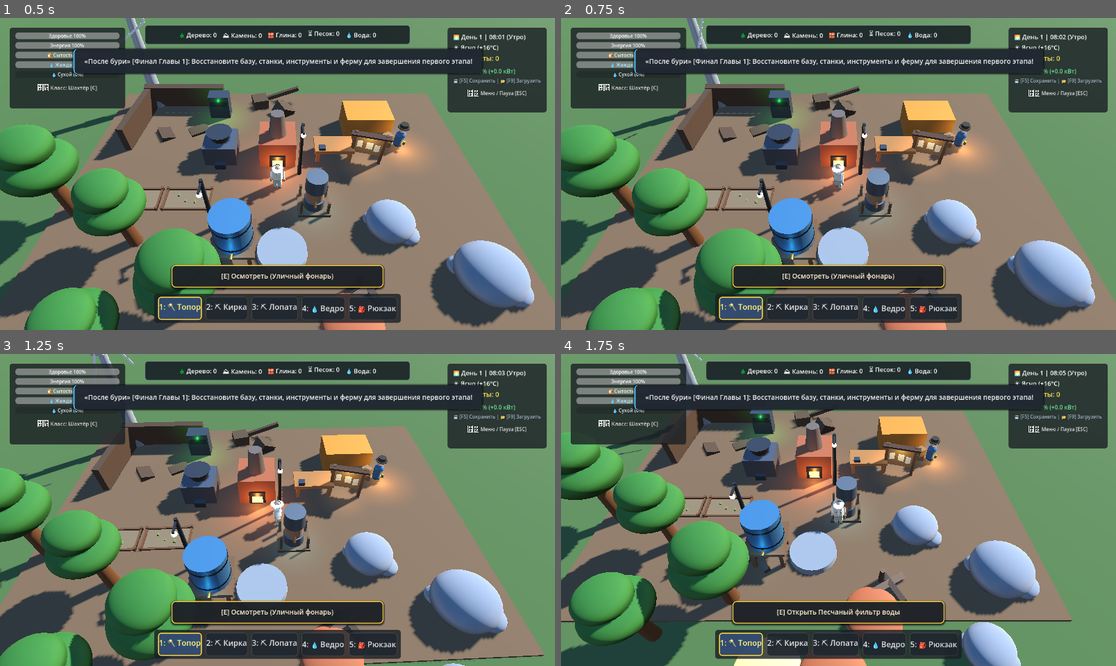
Above: before the commit, frames 1-4 (two rows, left to right).
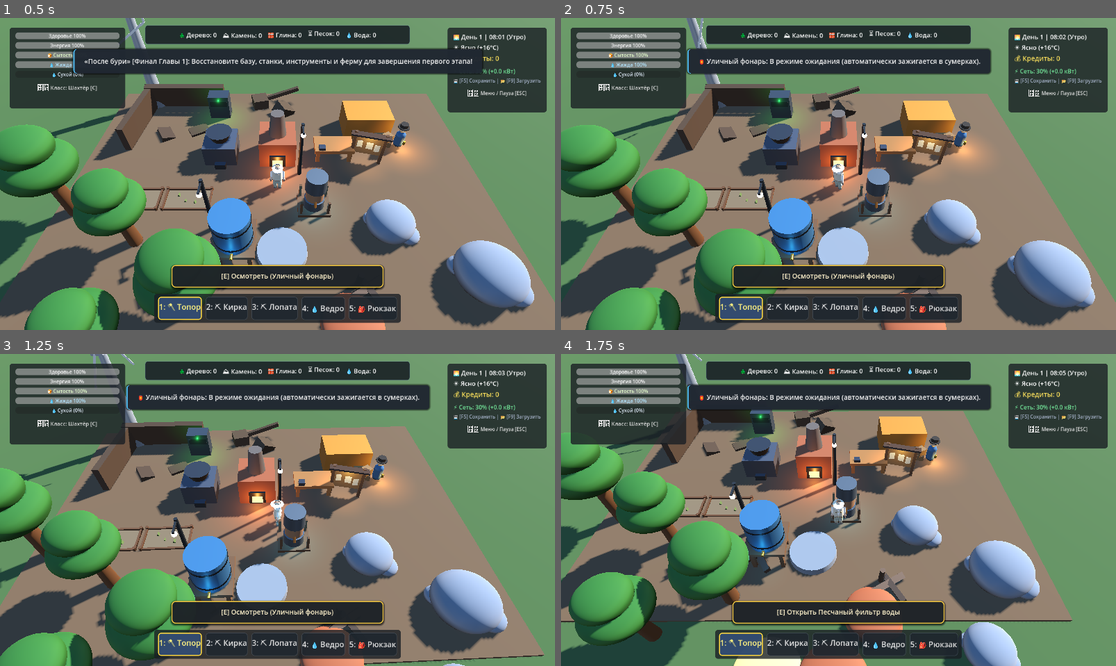
Above: after the commit, the same moments.

Repository: perforatotbird-ux/after_wind_game
Game: Godot game, scene res://scenes/world/world.tscn
Same seed, same stepped clock (60 frames per second), same inputs: the game is played once before the commit and once after it.
Inputs (mouse positions are in pixels of both pictures, inside the frame that each line leads up to):
- Up to frame 1 (0.5 s): no input
- Up to frame 2 (0.75 s): tap Enter at 0.5 s; move the mouse to (960, 158) at 0.52 s; hold D (move_right) from 0.53 s (still down); hold E (interact) from 0.53 s (still down); click (960, 158) at 0.67 s
- Up to frame 3 (1.25 s): keep holding D (move_right); keep holding E (interact)
- Up to frame 4 (1.75 s): move the mouse to (727, 525) at 1.27 s; release D (move_right) at 1.28 s; release E (interact) at 1.28 s; hold S (move_backward) from 1.28 s (still down); tap 1 at 1.35 s

Frame 1 is identical in both runs. In frame 2, 1.6% of the frame differs, in the area x 12-88%, y 9-19%; in frame 3, 1.6%; in frame 4, 1.6%.
Error before the commit: Trying to assign value of type 'Nil' to a variable of type 'int'. (res://scripts/player/player.gd:641)

Commit message:
fix(audit): fix ObjectDB audio leak, optimize hot frame loops, and improve null safety

Diff:
--- a/scripts/audio/audio_manager.gd
+++ b/scripts/audio/audio_manager.gd
@@ -21,6 +21,21 @@
 func _init() -> void:
 	instance = self
 
+func _exit_tree() -> void:
+	if instance == self:
+		instance = null
+	if _ambient_wind_player and is_instance_valid(_ambient_wind_player):
+		_ambient_wind_player.stop()
+		_ambient_wind_player.stream = null
+	if _ambient_rain_player and is_instance_valid(_ambient_rain_player):
+		_ambient_rain_player.stop()
+		_ambient_rain_player.stream = null
+	for p in _sfx_players:
+		if is_instance_valid(p):
+			p.stop()
+			p.stream = null
+	_sounds.clear()
+
 func _ready() -> void:
 	process_mode = Node.PROCESS_MODE_ALWAYS
 	_setup_audio_players()
@@ -34,6 +49,8 @@
 func play_sfx(sound_name: String, pitch: float = 1.0, volume_db: float = 0.0) -> void:
 	if not _sounds.has(sound_name):
 		return
+	if DisplayServer.get_name() == "headless":
+		return
 	if _sfx_players.is_empty():
 		return
 
@@ -59,6 +76,8 @@
 
 func set_weather_rain(is_raining: bool, rain_intensity: float = 1.0) -> void:
 	if not _ambient_rain_player:
+		return
+	if DisplayServer.get_name() == "headless":
 		return
 	if is_raining:
 		if not _ambient_rain_player.playing:
@@ -93,6 +112,8 @@
 		_ambient_wind_player.volume_db = linear_to_db(maxf(0.001, linear_wind))
 
 func _start_ambient() -> void:
+	if DisplayServer.get_name() == "headless":
+		return
 	if _sounds.has("wind_ambient") and _ambient_wind_player:
 		_ambient_wind_player.stream = _sounds["wind_ambient"]
 		_update_ambient_volumes()
--- a/scripts/buildings/water_reservoir.gd
+++ b/scripts/buildings/water_reservoir.gd
@@ -16,6 +16,7 @@
 
 func _ready() -> void:
 	super._ready()
+	add_to_group("water_reservoirs")
 	object_name = "Резервуар чистой воды"
 	prompt_action = "Пить / Набрать"
 
--- a/scripts/characters/character_class_db.gd
+++ b/scripts/characters/character_class_db.gd
@@ -60,6 +60,8 @@
 		"id": "scientist",
 		"name": "Учёный",
 		"icon": "🔬",
+		"portrait": "res://assets/sprites/miner_portrait.png",
+		"sprite": "res://assets/sprites/miner_isometric.png",
 		"title": "Специалист по переработке и исследованиям",
 		"description": "Инженер-технолог и исследователь. Максимально оптимизирует производственные линии, работу дробилок, печей и верстака.",
 		"perks": [
--- a/scripts/crafting/production_machine.gd
+++ b/scripts/crafting/production_machine.gd
@@ -37,7 +37,7 @@
 func _process(delta: float) -> void:
 	if is_machine_running:
 		process_timer += delta
-		var progress: float = clamp(process_timer / process_duration, 0.0, 1.0)
+		var progress: float = clamp(process_timer / maxf(0.01, process_duration), 0.0, 1.0)
 		process_progress.emit(progress)
 
 		# Визуальная вибрация работающей техники
--- a/scripts/energy/power_grid.gd
+++ b/scripts/energy/power_grid.gd
@@ -16,6 +16,11 @@
 var _generators: Array[Node] = []
 var _consumers: Array[Node] = []
 var _batteries: Array[Node] = []
+
+var _last_emitted_stored: float = -1.0
+var _last_emitted_gen: float = -1.0
+var _last_emitted_con: float = -1.0
+var _last_emitted_has_power: bool = false
 
 func _ready() -> void:
 	_scan_grid_devices()
@@ -94,10 +99,20 @@
 		if is_instance_valid(bat) and bat.has_method("update_charge_display"):
 			bat.update_charge_display(current_stored, max_capacity, net)
 
-	grid_updated.emit(current_stored, max_capacity, current_generation, current_consumption, has_power)
+	var changed: bool = (absf(current_stored - _last_emitted_stored) >= 0.05
+		or absf(current_generation - _last_emitted_gen) >= 0.05
+		or absf(current_consumption - _last_emitted_con) >= 0.05
+		or has_power != _last_emitted_has_power
+		or delta == 0.0)
+	if changed:
+		_last_emitted_stored = current_stored
+		_last_emitted_gen = current_generation
+		_last_emitted_con = current_consumption
+		_last_emitted_has_power = has_power
+		grid_updated.emit(current_stored, max_capacity, current_generation, current_consumption, has_power)
 
 func get_power_status_text() -> String:
 	var net: float = current_generation - current_consumption
-	var pct: int = int((current_stored / max_capacity) * 100.0) if max_capacity > 0 else 0
+	var pct: int = int((current_stored / max_capacity) * 100.0) if max_capacity > 0.001 else 0
 	var sign_str: String = "+" if net >= 0 else ""
 	return "⚡ %d%% (%s%.1f кВт)" % [pct, sign_str, net]
--- a/scripts/energy/street_lamp.gd
+++ b/scripts/energy/street_lamp.gd
@@ -11,6 +11,7 @@
 @onready var bulb_mesh: MeshInstance3D = $Post/Arm/Bulb
 
 var _has_grid_power: bool = true
+var _day_cycle: Node = null
 
 func _ready() -> void:
 	super._ready()
@@ -28,15 +29,14 @@
 	_update_lamp_state()
 
 func should_be_illuminated() -> bool:
-	var day_cycle: Node = null
-	if get_tree() and get_tree().root:
-		day_cycle = get_tree().root.find_child("DayNightCycle", true, false)
+	if not is_instance_valid(_day_cycle) and get_tree() and get_tree().root:
+		_day_cycle = get_tree().root.find_child("DayNightCycle", true, false)
 
-	if day_cycle:
-		if day_cycle.has_method("is_night") and day_cycle.is_night():
+	if _day_cycle:
+		if _day_cycle.has_method("is_night") and _day_cycle.is_night():
 			return true
-		if "current_hour" in day_cycle:
-			var h: float = day_cycle.current_hour
+		if "current_hour" in _day_cycle:
+			var h: float = _day_cycle.current_hour
 			if h >= 18.0 or h < 6.0:
 				return true
 	return false
--- a/scripts/energy/wind_turbine.gd
+++ b/scripts/energy/wind_turbine.gd
@@ -11,6 +11,7 @@
 @onready var status_light: OmniLight3D = $StatusLight
 
 var _current_rotation_speed: float = 3.0
+var _weather_mgr: Node = null
 
 func _ready() -> void:
 	super._ready()
@@ -30,11 +31,13 @@
 	if rotor_node:
 		rotor_node.rotate_z(_current_rotation_speed * delta)
 
+func _get_weather_manager() -> Node:
+	if not is_instance_valid(_weather_mgr) and get_tree() and get_tree().root:
+		_weather_mgr = get_tree().root.find_child("WeatherManager", true, false)
+	return _weather_mgr
+
 func _update_generation_parameters() -> void:
-	var weather_mgr: Node = null
-	if get_tree() and get_tree().root:
-		weather_mgr = get_tree().root.find_child("WeatherManager", true, false)
-
+	var weather_mgr = _get_weather_manager()
 	var weather_type: int = 0
 	if weather_mgr and "current_weather" in weather_mgr:
 		weather_type = weather_mgr.current_weather
@@ -55,10 +58,7 @@
 	if not is_operational:
 		return 0.0
 
-	var weather_mgr: Node = null
-	if get_tree() and get_tree().root:
-		weather_mgr = get_tree().root.find_child("WeatherManager", true, false)
-
+	var weather_mgr = _get_weather_manager()
 	var weather_type: int = 0
 	if weather_mgr and "current_weather" in weather_mgr:
 		weather_type = weather_mgr.current_weather
--- a/scripts/farming/farmland_plot.gd
+++ b/scripts/farming/farmland_plot.gd
@@ -44,6 +44,7 @@
 var _mat_untilled: StandardMaterial3D = null
 var _mat_tilled_dry: StandardMaterial3D = null
 var _mat_tilled_wet: StandardMaterial3D = null
+var _cached_player: Node = null
 
 func _ready() -> void:
 	super._ready()
@@ -92,8 +93,10 @@
 func _process(delta: float) -> void:
 	# Высыхание почвы
 	if moisture > 0.0:
+		var was_wet: bool = (moisture > 10.0)
 		moisture = max(0.0, moisture - moisture_decay_rate * delta)
-		_update_soil_material()
+		if (moisture > 10.0) != was_wet:
+			_update_soil_material()
 
 	# Развитие культуры
 	if crop_type != "" and not is_ripe:
@@ -104,12 +107,13 @@
 		if is_fertilized:
 			speed_mult *= 2.0 # удобрение ускоряет вегетацию вдвое
 
-		# Бонус специализации Фермер (Этап 12)
-		var player_node: Node = get_tree().root.find_child("Player", true, false)
-		if player_node and "character_class" in player_node and player_node.character_class == "farmer":
+		# Бонус специализации Фермер (Этап 12) с кэшированием O(1)
+		if not is_instance_valid(_cached_player) and get_tree() and get_tree().root:
+			_cached_player = get_tree().root.find_child("Player", true, false)
+		if _cached_player and "character_class" in _cached_player and _cached_player.character_class == "farmer":
 			speed_mult *= 1.35
 
-		var step: float = (100.0 / growth_time_total) * speed_mult * delta
+		var step: float = (100.0 / maxf(0.1, growth_time_total)) * speed_mult * delta
 		growth_progress = min(100.0, growth_progress + step)
 
 		if growth_progress >= 100.0:
--- a/scripts/player/player.gd
+++ b/scripts/player/player.gd
@@ -65,6 +65,10 @@
 var _strike_held: bool = false
 var _strike_pause_remaining: float = 0.0
 var _hud: Node = null
+var _day_cycle: Node = null
+var _weather_mgr: Node = null
+var _house: Node = null
+var _smelter: Node = null
 
 func _ready() -> void:
 	if not inventory:
@@ -193,13 +197,13 @@
 	return true
 
 func quick_save() -> bool:
-	var world = get_tree().root.find_child("World", true, false)
+	var world = get_tree().current_scene if get_tree().current_scene else (get_tree().root.find_child("World", true, false) if get_tree().root else null)
 	if world:
 		return SaveManager.save_game(world)
 	return false
 
 func quick_load() -> bool:
-	var world = get_tree().root.find_child("World", true, false)
+	var world = get_tree().current_scene if get_tree().current_scene else (get_tree().root.find_child("World", true, false) if get_tree().root else null)
 	if world:
 		return SaveManager.load_game(world)
 	return false
@@ -262,8 +266,9 @@
 		if energy < max_energy:
 			var regen: float = energy_recovery_rate
 			# Ночью на открытом воздухе регенерация энергии снижается вдвое
-			var day_cycle: Node = get_tree().root.find_child("DayNightCycle", true, false)
-			if day_cycle and day_cycle.has_method("is_night") and day_cycle.is_night():
+			if not is_instance_valid(_day_cycle) and get_tree() and get_tree().root:
+				_day_cycle = get_tree().root.find_child("DayNightCycle", true, false)
+			if _day_cycle and _day_cycle.has_method("is_night") and _day_cycle.is_night():
 				regen *= 0.5
 			# Промокший персонаж восстанавливает силы медленнее
 			if wetness >= 50.0:
@@ -278,9 +283,10 @@
 		drain_rate *= 1.6
 
 	# В дневную жару (12:00-16:00) жажда нарастает интенсивнее
-	var day_cycle: Node = get_tree().root.find_child("DayNightCycle", true, false)
-	if day_cycle and "current_hour" in day_cycle:
-		var hour: int = day_cycle.current_hour
+	if not is_instance_valid(_day_cycle) and get_tree() and get_tree().root:
+		_day_cycle = get_tree().root.find_child("DayNightCycle", true, false)
+	if _day_cycle and "current_hour" in _day_cycle:
+		var hour: int = _day_cycle.current_hour
 		if hour >= 12 and hour <= 16:
 			drain_rate *= 1.3
 
@@ -303,21 +309,24 @@
 		hunger_changed.emit(hunger, max_hunger)
 
 func _handle_wetness(delta: float) -> void:
-	var weather_mgr: Node = get_tree().root.find_child("WeatherManager", true, false)
-	var is_raining: bool = weather_mgr.is_raining() if (weather_mgr and weather_mgr.has_method("is_raining")) else false
-	var intensity: float = weather_mgr.get_rain_intensity() if (weather_mgr and weather_mgr.has_method("get_rain_intensity")) else 0.0
+	if not is_instance_valid(_weather_mgr) and get_tree() and get_tree().root:
+		_weather_mgr = get_tree().root.find_child("WeatherManager", true, false)
+	var is_raining: bool = _weather_mgr.is_raining() if (_weather_mgr and _weather_mgr.has_method("is_raining")) else false
+	var intensity: float = _weather_mgr.get_rain_intensity() if (_weather_mgr and _weather_mgr.has_method("get_rain_intensity")) else 0.0
 
 	# Проверка укрытия (жилой дом стадии >= 1)
 	var is_sheltered: bool = false
-	var house: Node = get_tree().root.find_child("RepairableHouse", true, false)
-	if house and "current_stage" in house and house.current_stage >= 1:
-		if global_position.distance_to(house.global_position) < 5.2:
+	if not is_instance_valid(_house) and get_tree() and get_tree().root:
+		_house = get_tree().root.find_child("RepairableHouse", true, false)
+	if _house and "current_stage" in _house and _house.current_stage >= 1:
+		if global_position.distance_to(_house.global_position) < 5.2:
 			is_sheltered = true
 
 	# Проверка источника тепла (печь-плавильня)
 	var is_near_fire: bool = false
-	var smelter: Node = get_tree().root.find_child("Smelter", true, false)
-	if smelter and global_position.distance_to(smelter.global_position) < 4.2:
+	if not is_instance_valid(_smelter) and get_tree() and get_tree().root:
+		_smelter = get_tree().root.find_child("Smelter", true, false)
+	if _smelter and global_position.distance_to(_smelter.global_position) < 4.2:
 		is_near_fire = true
 
 	var old_wetness: float = wetness
@@ -638,11 +647,13 @@
 		return
 	if global_position.distance_to(_strike_target.global_position) > 2.5:
 		return
-	var old_hits: int = _strike_target.get("current_hits")
+	var old_hits = _strike_target.get("current_hits")
 	_strike_target.interact(self)
 	# ResourceNode owns sound and yield. Pause only this animation on a real hit.
-	if is_instance_valid(_strike_target) and _strike_target.get("current_hits") < old_hits:
-		_trigger_hit_stop(STRIKE_HIT_PAUSE)
+	if is_instance_valid(_strike_target) and old_hits != null:
+		var new_hits = _strike_target.get("current_hits")
+		if new_hits != null and new_hits < old_hits:
+			_trigger_hit_stop(STRIKE_HIT_PAUSE)
 	focused_interactable_changed.emit(current_interactable if is_instance_valid(current_interactable) and current_interactable.get("is_interactable") != false else null)
 
 func _trigger_hit_stop(duration: float = STRIKE_HIT_PAUSE) -> void:
--- a/scripts/ui/hud.gd
+++ b/scripts/ui/hud.gd
@@ -113,9 +113,27 @@
 var _current_active_station: Node = null
 var _current_active_building: Node = null
 var _current_active_npc: Node = null
+var _cached_weather_mgr: Node = null
+var _cached_day_cycle: Node = null
+var _cached_world: Node = null
 
 var style_slot_active: StyleBoxFlat = null
 var style_slot_normal: StyleBoxFlat = null
+
+func _get_weather_mgr() -> Node:
+	if not is_instance_valid(_cached_weather_mgr) and get_tree() and get_tree().root:
+		_cached_weather_mgr = get_tree().root.find_child("WeatherManager", true, false)
+	return _cached_weather_mgr
+
+func _get_day_cycle() -> Node:
+	if not is_instance_valid(_cached_day_cycle) and get_tree() and get_tree().root:
+		_cached_day_cycle = get_tree().root.find_child("DayNightCycle", true, false)
+	return _cached_day_cycle
+
+func _get_world() -> Node:
+	if not is_instance_valid(_cached_world):
+		_cached_world = get_tree().current_scene if get_tree().current_scene else (get_tree().root.find_child("World", true, false) if get_tree() and get_tree().root else null)
+	return _cached_world
 
 func _ready() -> void:
 	prompt_container.visible = false
@@ -380,7 +398,7 @@
 	if time_label:
 		time_label.text = formatted
 	if weather_label:
-		var weather_mgr: Node = get_tree().root.find_child("WeatherManager", true, false)
+		var weather_mgr: Node = _get_weather_mgr()
 		var w_name: String = "Ясно"
 		var icon: String = "☀️"
 		var temp_offset: int = 0
@@ -401,7 +419,7 @@
 
 func update_weather_display(_new_type: int = 0, w_name: String = "", icon: String = "") -> void:
 	if weather_label:
-		var day_cycle: Node = get_tree().root.find_child("DayNightCycle", true, false)
+		var day_cycle: Node = _get_day_cycle()
 		var phase: String = day_cycle.get_current_phase() if (day_cycle and day_cycle.has_method("get_current_phase")) else "День"
 		var base_temp: int = 22
 		match phase:
@@ -410,7 +428,7 @@
 			"Вечер": base_temp = 18
 			"Ночь": base_temp = 11
 
-		var weather_mgr: Node = get_tree().root.find_child("WeatherManager", true, false)
+		var weather_mgr: Node = _get_weather_mgr()
 		var temp_offset: int = weather_mgr.get_temperature_offset() if (weather_mgr and weather_mgr.has_method("get_temperature_offset")) else 0
 		var final_temp: int = max(4, base_temp + temp_offset)
 		weather_label.text = "%s %s (+%d°C)" % [icon, w_name, final_temp]
@@ -1170,7 +1188,7 @@
 		get_tree().paused = false
 
 func _refresh_pause_menu() -> void:
-	var world = get_tree().root.find_child("World", true, false)
+	var world = _get_world()
 	if not world:
 		return
 	var v_data: Dictionary = VictoryManager.evaluate_base_restored(world)
@@ -1224,7 +1242,7 @@
 func check_and_show_victory_if_earned() -> bool:
 	if _victory_shown:
 		return false
-	var world = get_tree().root.find_child("World", true, false)
+	var world = _get_world()
 	if not world:
 		return false
 	var v_data: Dictionary = VictoryManager.evaluate_base_restored(world)
@@ -1244,7 +1262,7 @@
 
 	if victory_stats_label:
 		var days: int = 1
-		var day_cycle = get_tree().root.find_child("DayNightCycle", true, false)
+		var day_cycle = _get_day_cycle()
 		if day_cycle and "current_day" in day_cycle:
 			days = day_cycle.current_day
 		var creds: int = _bound_player.inventory.credits if (_bound_player and _bound_player.inventory) else 0
--- a/scripts/world/weather_manager.gd
+++ b/scripts/world/weather_manager.gd
@@ -110,17 +110,18 @@
 				sun_light.light_energy = 0.35
 
 func _apply_rainfall_to_world(intensity: float, delta: float) -> void:
-	var world = get_parent()
-	if not world:
+	if not get_tree():
 		return
 
-	# 1. Автоматическое увлажнение грядок пашни
-	for plot in world.find_children("*", "Area3D", true, false):
-		if plot.has_method("water_plot") and "soil_state" in plot and "moisture" in plot:
+	# 1. Автоматическое увлажнение грядок пашни через группу (O(1) поиск)
+	var plots = get_tree().get_nodes_in_group("farmland_plots")
+	for plot in plots:
+		if is_instance_valid(plot) and "soil_state" in plot and "moisture" in plot:
 			if plot.soil_state == 1: # SoilState.TILLED
 				var hydration: float = 3.5 * intensity * delta
+				var old_wet: bool = (plot.moisture > 10.0)
 				plot.moisture = min(plot.max_moisture, plot.moisture + hydration)
-				if plot.has_method("_update_soil_material"):
+				if (plot.moisture > 10.0) != old_wet and plot.has_method("_update_soil_material"):
 					plot._update_soil_material()
 
 	# 2. Наполнение водного резервуара дождевой водой
@@ -128,8 +129,11 @@
 	var threshold: float = 10.0 # каждые 10 сек в обычный дождь, 5 сек в ливень
 	if _reservoir_accumulator >= threshold:
 		_reservoir_accumulator = 0.0
-		for reservoir in world.find_children("*", "Area3D", true, false):
-			if "current_water" in reservoir and "max_capacity" in reservoir:
+		var reservoirs = get_tree().get_nodes_in_group("water_reservoirs")
+		if reservoirs.is_empty() and get_parent():
+			reservoirs = get_parent().find_children("*", "Area3D", true, false)
+		for reservoir in reservoirs:
+			if is_instance_valid(reservoir) and "current_water" in reservoir and "max_capacity" in reservoir:
 				if reservoir.current_water < reservoir.max_capacity:
 					reservoir.current_water = min(reservoir.max_capacity, reservoir.current_water + 1)
 					if reservoir.has_signal("water_level_changed"):
--- a/scripts/world/world.gd
+++ b/scripts/world/world.gd
@@ -24,26 +24,25 @@
 		camera.target_node = player
 
 	if day_night_cycle and hud and hud.has_method("update_time_display"):
-		day_night_cycle.time_changed.connect(hud.update_time_display)
+		if not day_night_cycle.time_changed.is_connected(hud.update_time_display):
+			day_night_cycle.time_changed.connect(hud.update_time_display)
 		var h: int = int(day_night_cycle.current_hour)
 		var m: int = int((day_night_cycle.current_hour - h) * 60.0)
 		hud.update_time_display(day_night_cycle.current_day, h, m, day_night_cycle.get_time_string(), day_night_cycle.get_current_phase())
 
 	if weather_manager:
 		if hud and hud.has_method("update_weather_display"):
-			weather_manager.weather_changed.connect(hud.update_weather_display)
+			if not weather_manager.weather_changed.is_connected(hud.update_weather_display):
+				weather_manager.weather_changed.connect(hud.update_weather_display)
 			hud.update_weather_display(weather_manager.current_weather, weather_manager.get_weather_name(), weather_manager.get_weather_icon())
 
-		var rain_callback = func(w_type, _w_name, _w_icon):
-			var is_rain: bool = (w_type == 2 or w_type == 3)
-			var intensity: float = 1.0 if w_type == 3 else 0.6
-			if AudioManager.instance:
-				AudioManager.instance.set_weather_rain(is_rain, intensity)
-		weather_manager.weather_changed.connect(rain_callback)
-		rain_callback.call(weather_manager.current_weather, "", "")
+		if not weather_manager.weather_changed.is_connected(_on_weather_changed):
+			weather_manager.weather_changed.connect(_on_weather_changed)
+		_on_weather_changed(weather_manager.current_weather, "", "")
 
 	if power_grid and hud and hud.has_method("update_power_display"):
-		power_grid.grid_updated.connect(hud.update_power_display)
+		if not power_grid.grid_updated.is_connected(hud.update_power_display):
+			power_grid.grid_updated.connect(hud.update_power_display)
 		hud.update_power_display(power_grid.current_stored, power_grid.max_capacity, power_grid.current_generation, power_grid.current_consumption, power_grid.has_power)
 
 	_connect_interactive_stations()
@@ -55,12 +54,23 @@
 	# Автоматическое подключение всех производственных машин, станций, зданий и NPC к окнам HUD
 	for child in find_children("*", "Area3D", true, false):
 		if child.has_signal("machine_opened") and hud.has_method("open_machine_window"):
-			child.machine_opened.connect(hud.open_machine_window)
+			if not child.machine_opened.is_connected(hud.open_machine_window):
+				child.machine_opened.connect(hud.open_machine_window)
 		elif child.has_signal("station_opened") and hud.has_method("open_sales_window"):
-			child.station_opened.connect(hud.open_sales_window)
+			if not child.station_opened.is_connected(hud.open_sales_window):
+				child.station_opened.connect(hud.open_sales_window)
 		elif child.has_signal("building_opened") and hud.has_method("open_repair_window"):
-			child.building_opened.connect(hud.open_repair_window)
+			if not child.building_opened.is_connected(hud.open_repair_window):
+				child.building_opened.connect(hud.open_repair_window)
 		elif child.has_signal("dialogue_opened") and hud.has_method("open_contract_window"):
-			child.dialogue_opened.connect(hud.open_contract_window)
+			if not child.dialogue_opened.is_connected(hud.open_contract_window):
+				child.dialogue_opened.connect(hud.open_contract_window)
 		elif child.has_signal("board_opened") and hud.has_method("open_contract_window"):
-			child.board_opened.connect(hud.open_contract_window)
+			if not child.board_opened.is_connected(hud.open_contract_window):
+				child.board_opened.connect(hud.open_contract_window)
+
+func _on_weather_changed(w_type: int, _w_name: String, _w_icon: String) -> void:
+	var is_rain: bool = (w_type == 2 or w_type == 3)
+	var intensity: float = 1.0 if w_type == 3 else 0.6
+	if AudioManager.instance:
+		AudioManager.instance.set_weather_rain(is_rain, intensity)
